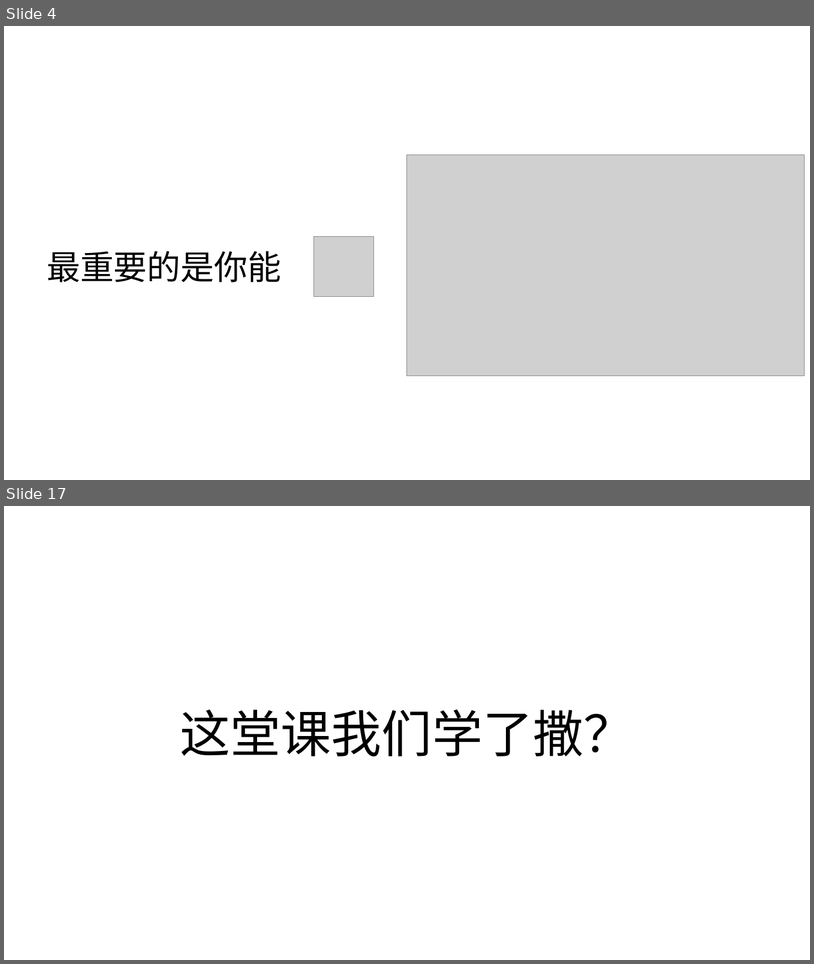
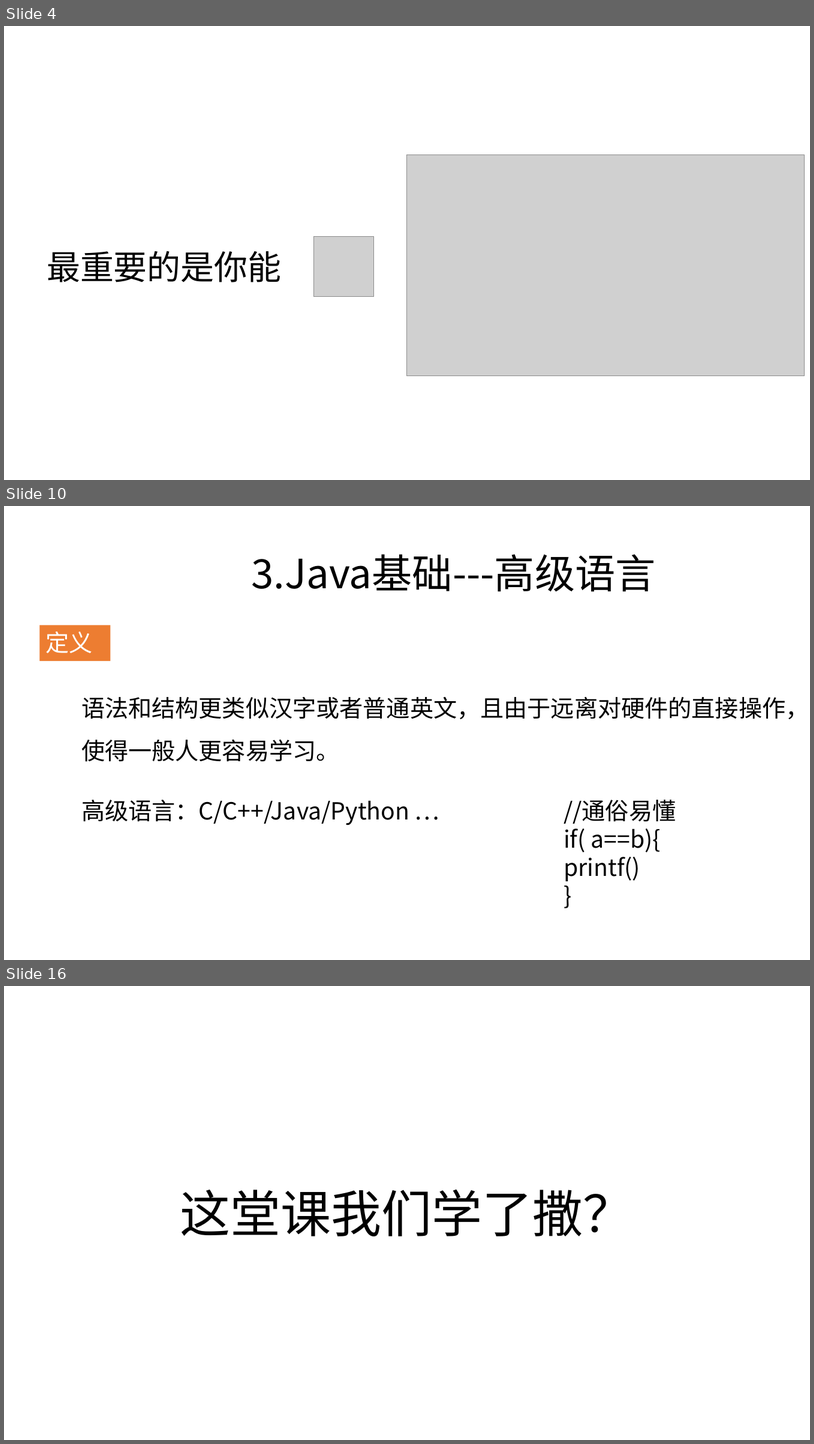
Before and after one commit to zjyesir/hmc_java_1, a slide deck: 1.1绪论.pptx. Shown one above the other, each under a label of ours: slides 4 and 17 before the commit, slides 4, 10 and 16 after it; the slides between them are not shown. The pictures are 814x964 and 814x1444 pixels, drawn with LibreOffice and Linux fonts; fonts in the diff are those of the drawing; grey boxes stand for pictures; background and template pictures are left out. Boxes give left, top, right and bottom in pixels: in the first picture for what was removed or moved away, otherwise in the second. Text is boxed around its words. In the diff, an @@ line names an element or a change of style, - is before the commit and + after.

```diff
--- a/1.1绪论.pptx
+++ b/1.1绪论.pptx
@@ slide 10 added at box(4, 506, 810, 960), background picture (left out) @@
@@ text added at box(251, 554, 656, 592), 48 pt, text #000000 @@
+3.Java基础---高级语言
@@ rectangle added at box(39, 625, 110, 661), fill #ED7D31, 28 pt, text #FFFFFF @@
+定义
@@ text added at box(81, 697, 810, 762), 28 pt, text #000000 @@
+语法和结构更类似汉字或者普通英文，且由于远离对硬件的直接操作，使得一般人更容易学习。
@@ text added at box(81, 799, 410, 825), 28 pt, text #000000 @@
+高级语言：C/C++/Java/Python …
@@ text added at box(564, 799, 676, 881), 28 pt, text #000000 @@
+//通俗易懂
+if( a==b){
+printf()
+}
@@ what was slide 17 is now slide 16 @@
```
Also in this commit, not shown: 7 slides changed, 3 other slides added, 5 slides removed.
